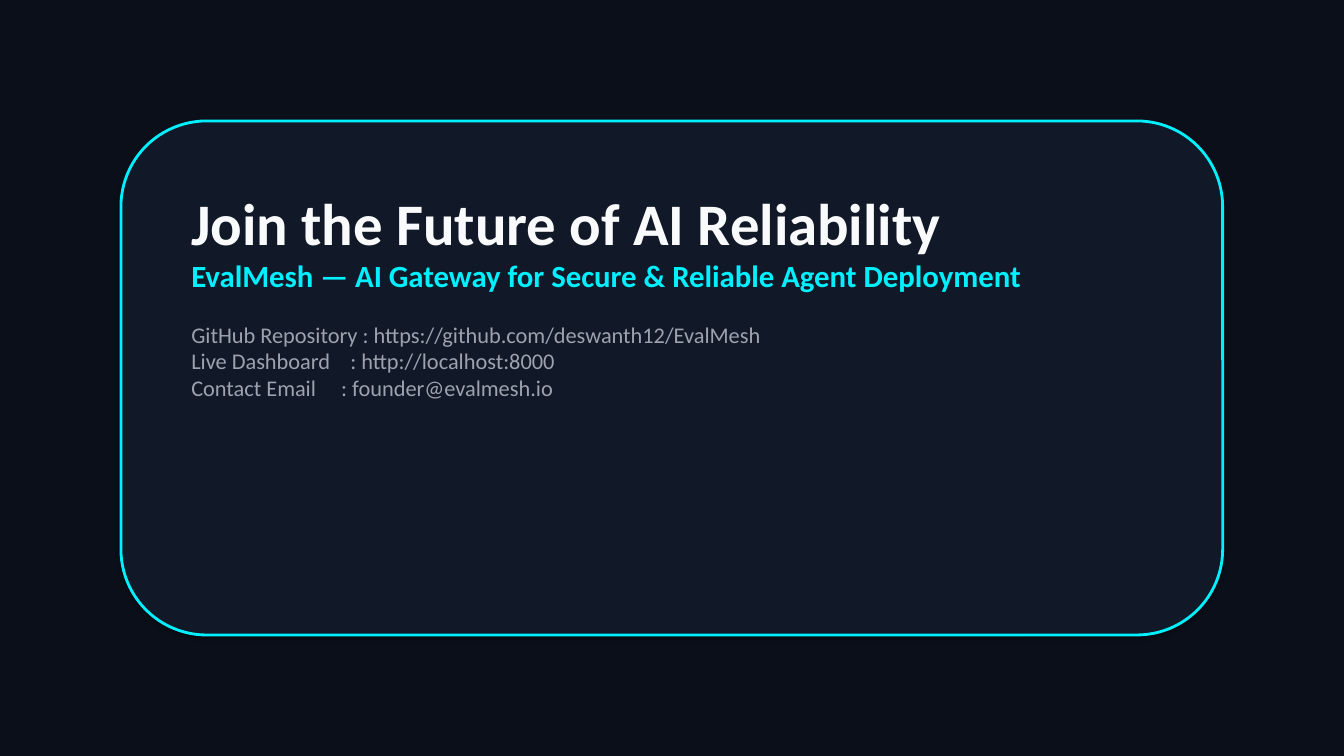
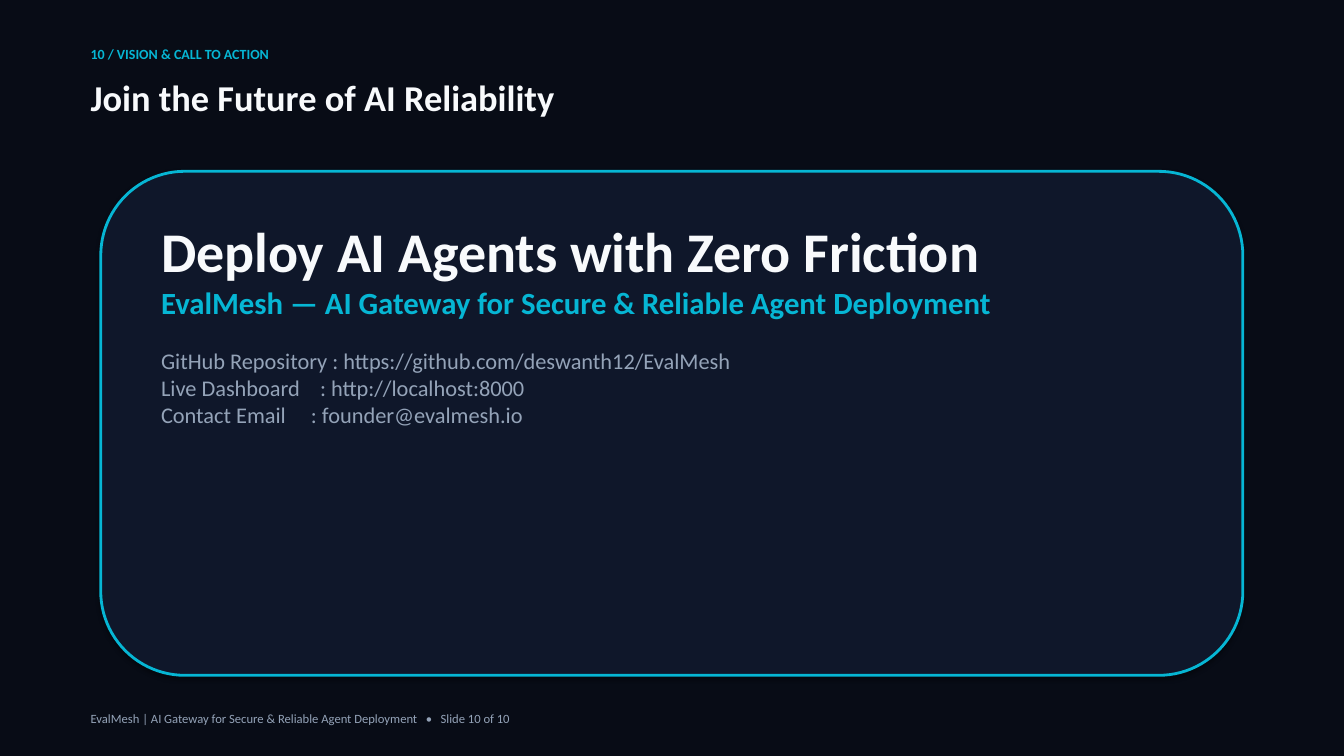
Before and after one commit to deswanth12/EvalMesh, a slide deck: slide 10 of EvalMesh_Investor_Pitch_Deck.pptx. Drawn at 1344x756 pixels with LibreOffice and Linux fonts; fonts in the diff are those of the drawing. Boxes give left, top, right and bottom in pixels: in the first picture for what was removed or moved away, otherwise in the second. Text is boxed around its words. In the diff, an @@ line names an element or a change of style, - is before the commit and + after.

```diff
--- a/EvalMesh_Investor_Pitch_Deck.pptx
+++ b/EvalMesh_Investor_Pitch_Deck.pptx
@@ background #0B0F19 to #080C16 @@
@@ text added at box(91, 50, 269, 59), 10 pt, text #06B6D4, bold @@
+10 / VISION & CALL TO ACTION
@@ text added at box(91, 85, 554, 117), 26 pt, text #F8FAFC, bold @@
+Join the Future of AI Reliability
@@ rounded rectangle: place and size @@
-rounded rectangle at box(121, 121, 1223, 635)
+rounded rectangle at box(101, 171, 1243, 676)
@@ rounded rectangle at box(101, 171, 1243, 676): fill #111827 to #0F172A; outline #00F0FF 2 pt to #06B6D4 2 pt @@
@@ text "Deploy AI Agents with Zero ...": place and size @@
-text "Deploy AI Agents with Zero ..." at box(191, 203, 1021, 399)
+text "Deploy AI Agents with Zero ..." at box(161, 232, 990, 426)
@@ text at box(161, 232, 979, 282): text changed; size 42 to 40 pt; text colour #F9FAFB to #F8FAFC @@
-Join the Future of AI Reliability
+Deploy AI Agents with Zero Friction
@@ text at box(161, 292, 990, 426): text colour #00F0FF to #06B6D4 in "EvalMesh — AI Gateway for Secure & ..."; text colour #9CA3AF to #94A3B8 in "GitHub Repository : https://github.com/deswanth12/EvalMesh L ..." @@
@@ text added at box(91, 714, 510, 725), 9 pt, text #94A3B8 @@
+EvalMesh | AI Gateway for Secure & Reliable Agent Deployment • Slide 10 of 10
```
Also in this commit, not shown: 9 other slides changed, 1 other file.
